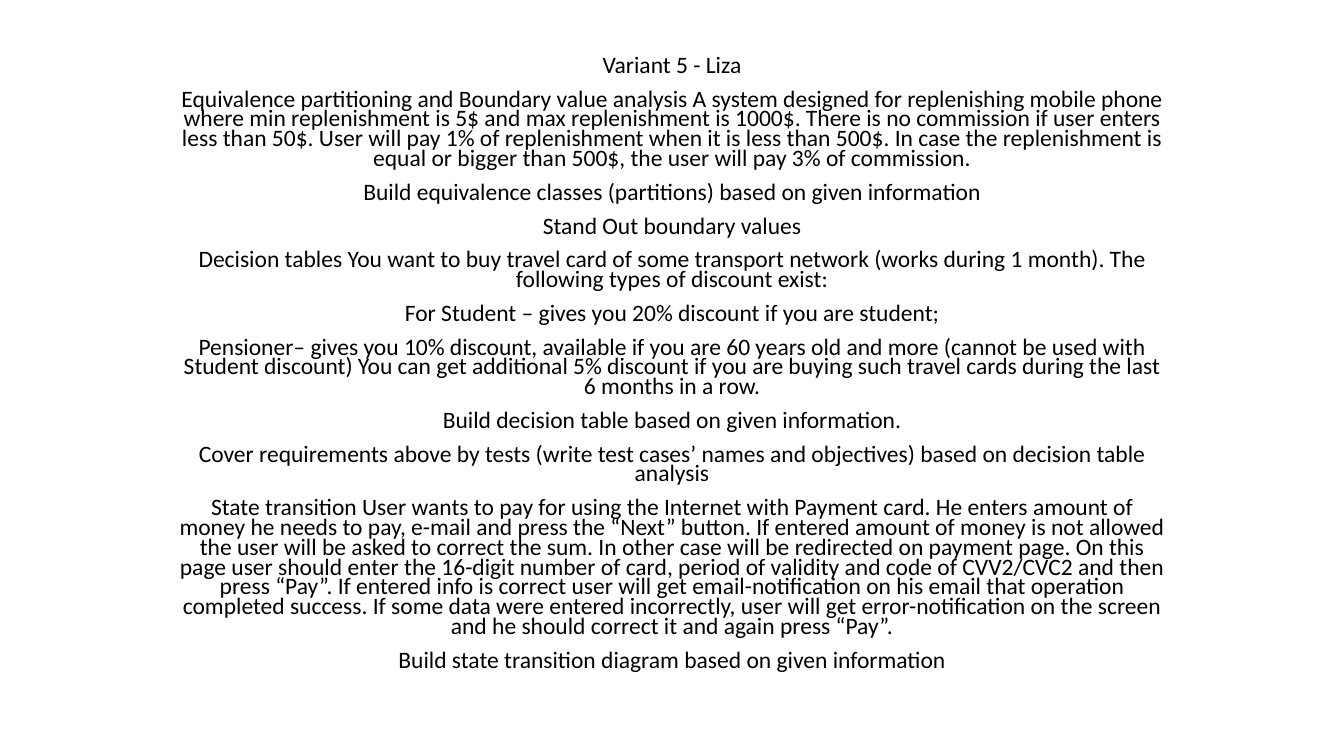
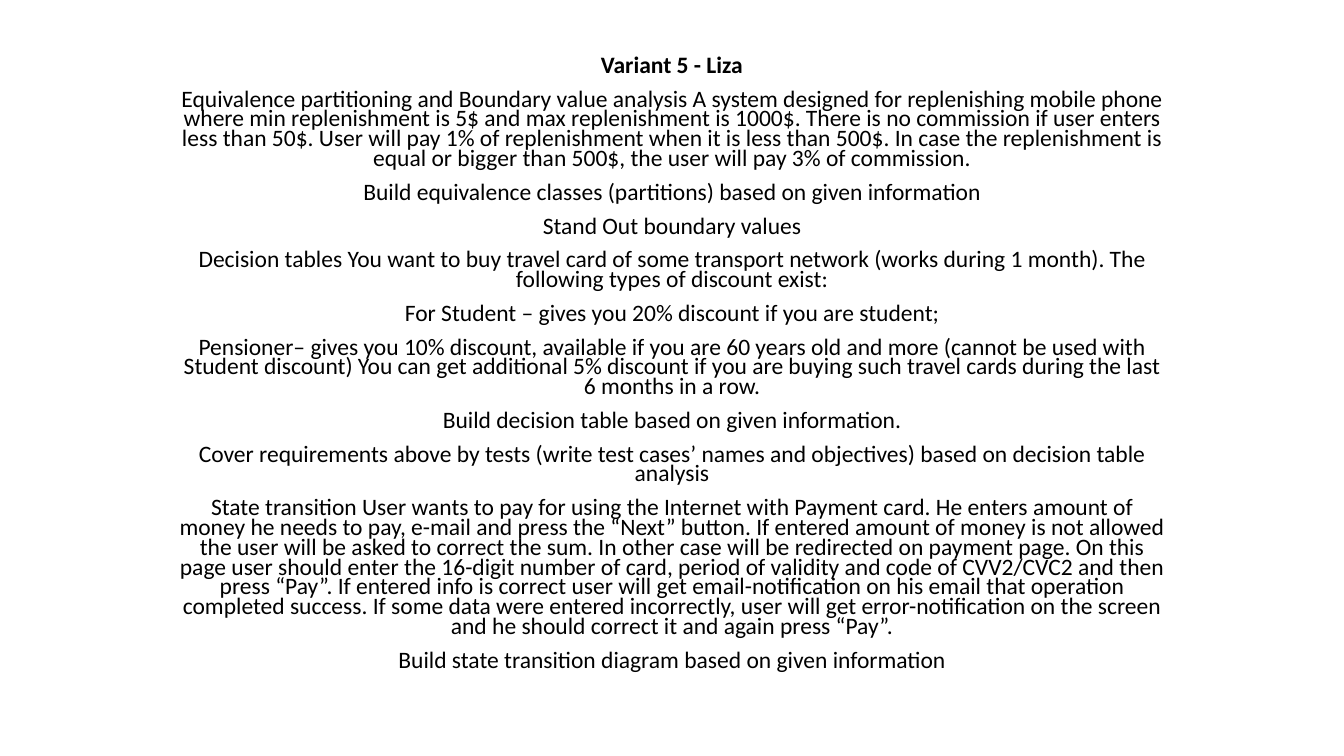
Before and after one commit to nromanen/pratical_testing_2022, a slide deck: slide 1 of Variant5.pptx. Drawn at 1344x756 pixels with LibreOffice and Linux fonts; fonts in the diff are those of the drawing. Boxes give left, top, right and bottom in pixels: in the first picture for what was removed or moved away, otherwise in the second. Text is boxed around its words. In the diff, an @@ line names an element or a change of style, - is before the commit and + after.

```diff
--- a/Variant5.pptx
+++ b/Variant5.pptx
@@ subtitle at [601, 56, 742, 73]: bold on in "Variant 5 - Liza" @@
```
Also in this commit, not shown: 4 other slides changed, 1 slide added.
